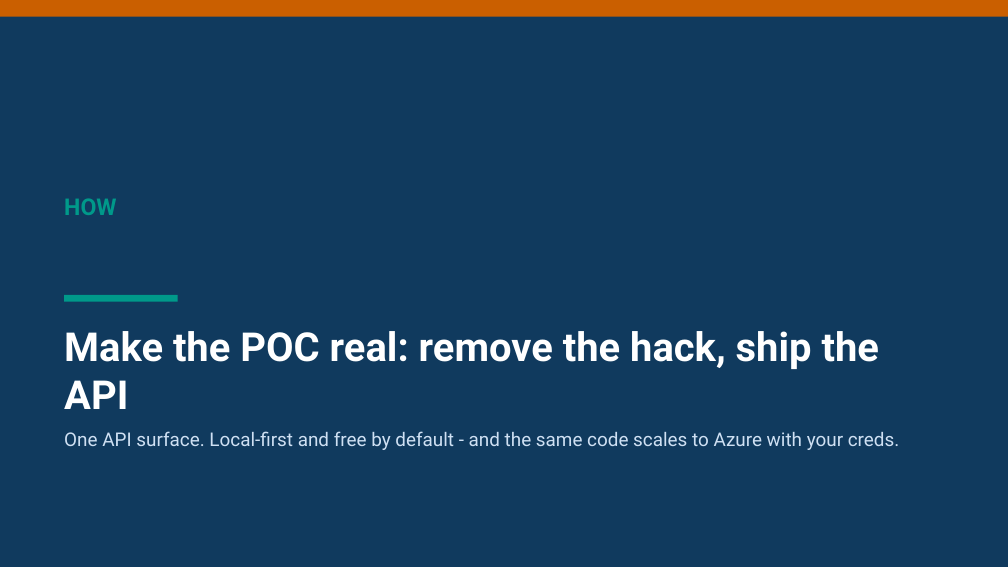
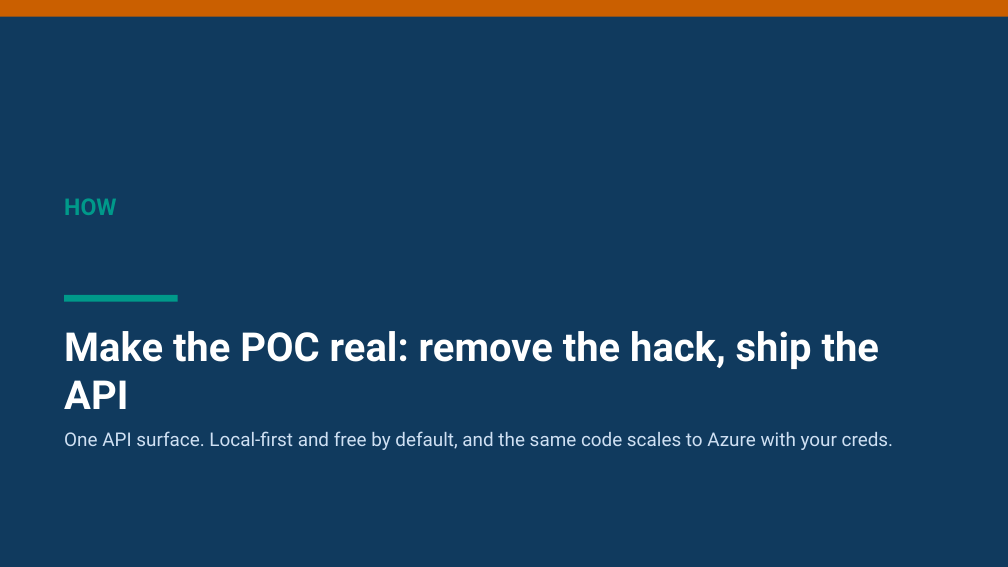
Before and after one commit to aclinick/claros, a slide deck: slide 12 of docs/pitch/live-voiceover.pptx. Drawn at 1008x567 pixels with LibreOffice and Linux fonts; fonts in the diff are those of the drawing. Boxes give left, top, right and bottom in pixels: in the first picture for what was removed or moved away, otherwise in the second. Text is boxed around its words. In the diff, an @@ line names an element or a change of style, - is before the commit and + after.

```diff
--- a/docs/pitch/live-voiceover.pptx
+++ b/docs/pitch/live-voiceover.pptx
@@ text at [64,431,894,450]: text changed @@
-One API surface. Local-first and free by default - and the same code scales to Azure with your creds.
+One API surface. Local-first and free by default, and the same code scales to Azure with your creds.
```
Also in this commit, not shown: 13 other slides changed, 10 other files.
